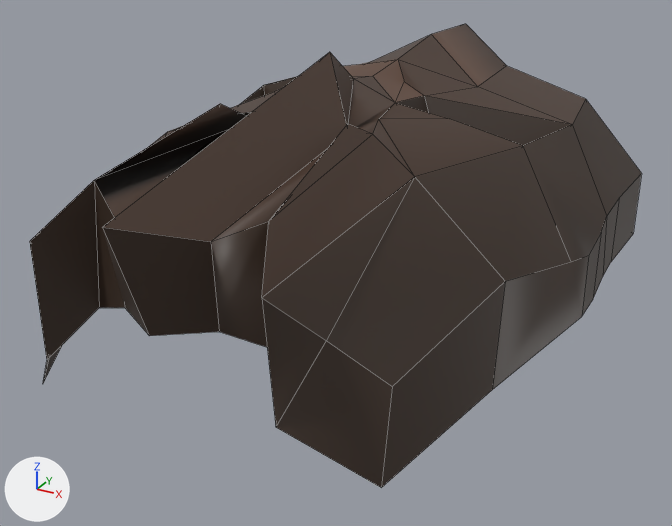
A saved change to the FBX model Assets/Models/Races/Satyr/Mask_02.fbx.
Camera for both pictures: a 50 mm camera at (16.7, -30.2, 21.5) aimed at (0.4, -0.6, 6.7). Every picture has the same lights, and +X, +Y and +Z are marked at lower left. Mesh edges are drawn as thin lines.

Objects in the first picture: 'Mask_02'.
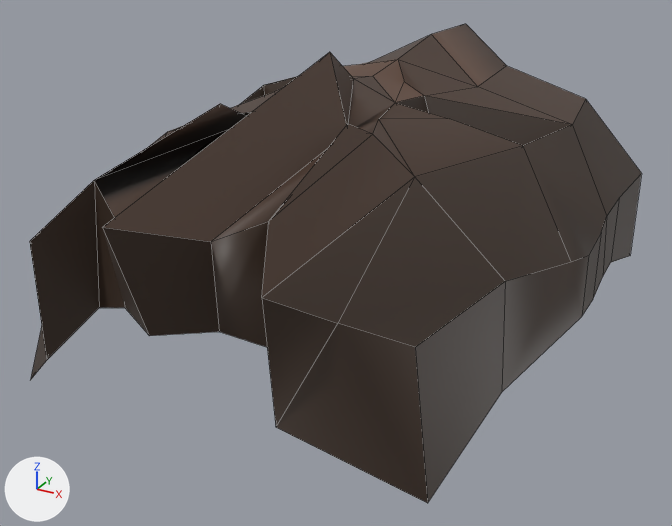
Where the change shows, as pixel boxes [x1, y1, x2, y2] in the pictures (672 x 526 px; the box of a moved part takes in the faces that stretch with it):
```json
{"object": "Mask_02", "change": "reshaped", "before": [30, 24, 641, 488], "after": [30, 24, 641, 503]}
{"part": 1, "of": "me_меш_043", "change": "moved or reshaped", "before": [262, 177, 589, 488], "after": [262, 177, 589, 503]}
{"part": 2, "of": "me_меш_043", "change": "moved or reshaped", "before": [43, 346, 62, 383], "after": [31, 327, 47, 379]}
{"part": 3, "of": "me_меш_043", "change": "moved or reshaped", "before": [611, 174, 641, 262], "after": [611, 174, 641, 262]}
```

Scene script edits in JSON lines:
```json
{"block": "me_меш_043", "where": "me_меш_043.from_pydata(...)  # 91 vertices, 93 faces; spans x -9.9..9.4, y -12.6..13.3, z 3.6..14.9"}
{"block": "me_меш_043", "where": "# used by ob_mask_02; location = (0.0, 0.0, 0.0)"}
{"block": "me_меш_043", "change": "me_меш_043 part 1"}
{"op": "set", "path": "me_меш_043.vertices[3].co", "old": "(6.4, -7.9, 6.6)", "new": "(7.1, -7.9, 8.2)", "note": "pixel (392, 386) -> pixel (415, 347)"}
{"op": "set", "path": "me_меш_043.vertices[65].co", "old": "(4.8, -9.2, 8.4)", "new": "(5.2, -9.2, 9.1)", "note": "pixel (326, 340) -> pixel (337, 323)"}
{"op": "set", "path": "me_меш_043.vertices[76].co", "old": "(6.5, -8.9, 3.6)", "new": "(8.1, -8.9, 3.6)", "note": "pixel (381, 487) -> pixel (427, 503)"}
{"op": "set", "path": "me_меш_043.vertices[77].co", "old": "(8.3, -4.0, 5.0)", "new": "(8.6, -4.0, 5.0)", "note": "pixel (492, 389) -> pixel (501, 392)"}
{"block": "me_меш_043", "change": "me_меш_043 part 2"}
{"op": "set", "path": "me_меш_043.vertices[0].co", "old": "(-7.0, -7.9, 6.6)", "new": "(-7.3, -7.9, 7.8)"}
{"op": "set", "path": "me_меш_043.vertices[66].co", "old": "(-7.0, -9.4, 3.6)", "new": "(-7.6, -9.4, 3.6)", "note": "pixel (42, 384) -> pixel (30, 380)"}
{"block": "me_меш_043", "change": "me_меш_043 part 3"}
{"op": "set", "path": "me_меш_043.vertices[74].co", "old": "(9.4, 11.7, 5.4)", "new": "(9.4, 11.7, 4.3)", "note": "pixel (633, 233) -> pixel (630, 255)"}
```
